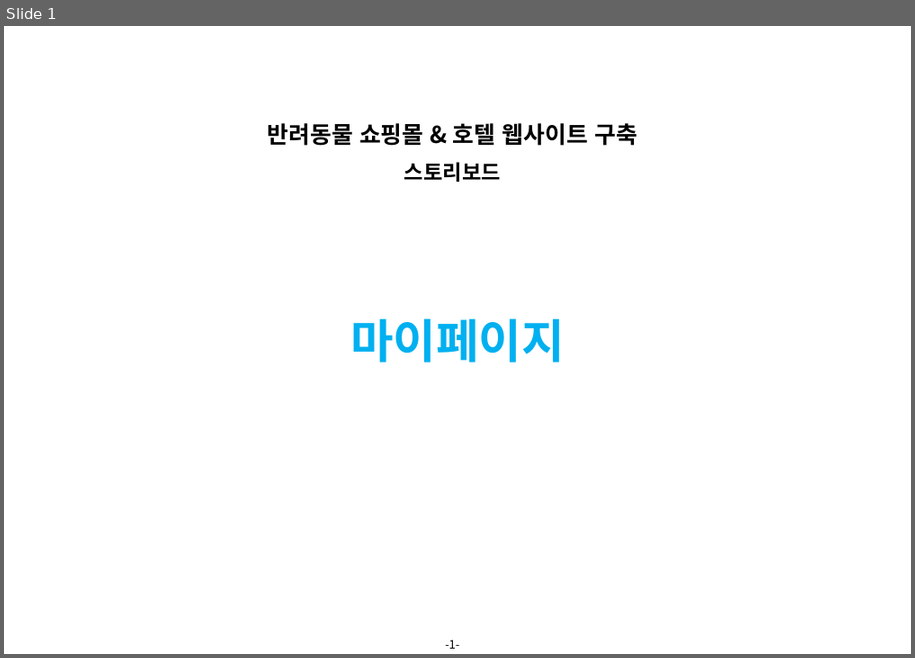
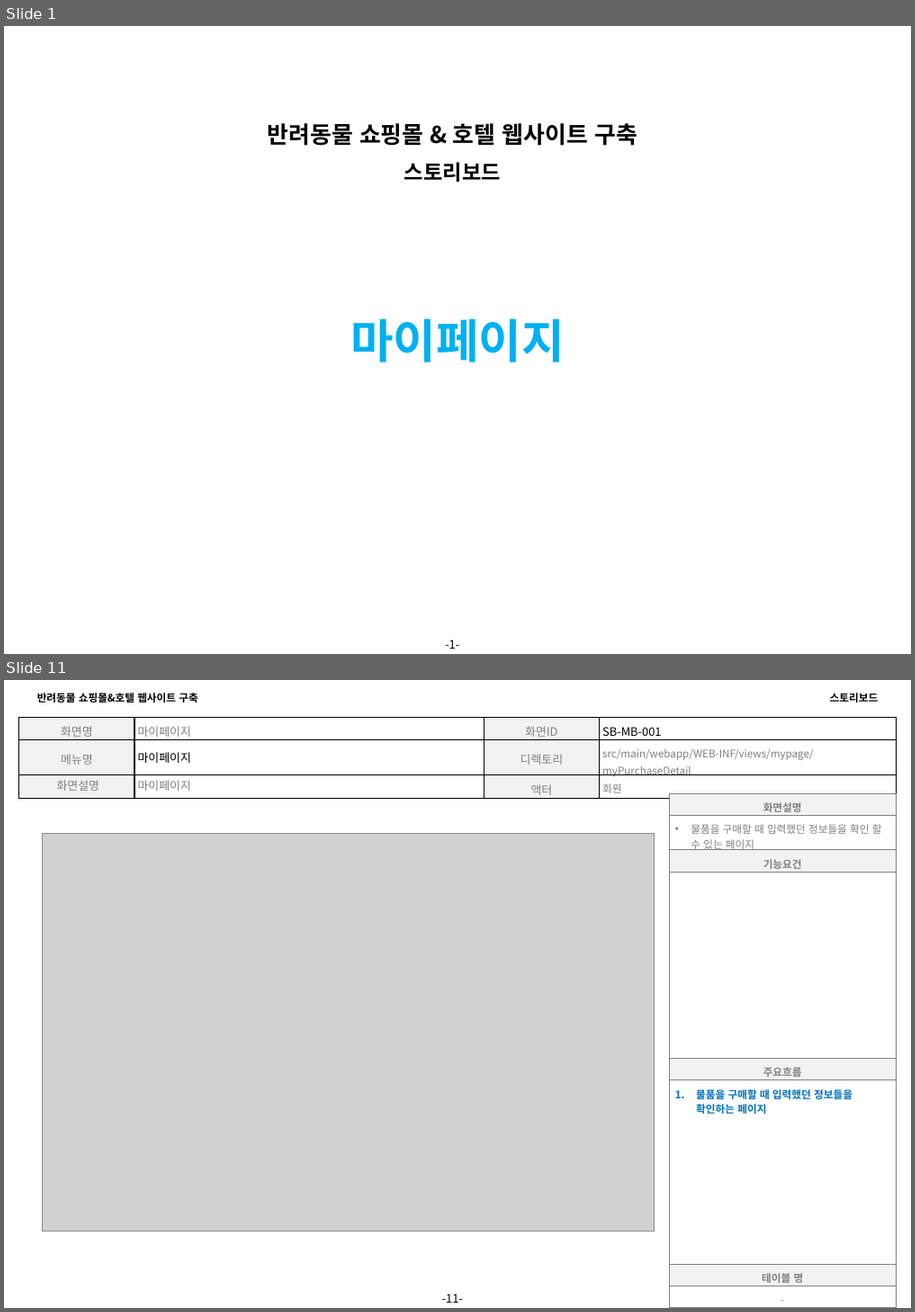
Before and after one commit to 94jinwoo/Companion, a slide deck: Companion.스토리보드.VER.0.1(마이페이지).pptx. Shown one above the other, each under a label of ours: slide 1 before the commit, slides 1 and 11 after it; the slides between them are not shown. The pictures are 915x658 and 915x1312 pixels, drawn with LibreOffice and Linux fonts; fonts in the diff are those of the drawing; grey boxes stand for pictures; background and template pictures are left out. Boxes give left, top, right and bottom in pixels: in the first picture for what was removed or moved away, otherwise in the second. Text is boxed around its words. In the diff, an @@ line names an element or a change of style, - is before the commit and + after.

Commit message:
스토리보드 마이페이지

```diff
--- a/Companion.스토리보드.VER.0.1(마이페이지).pptx
+++ b/Companion.스토리보드.VER.0.1(마이페이지).pptx
@@ slide 11 added at [4,680,911,1308], background #FFFFFF; not listed: 1 template element that a slide beside it also shows @@
@@ text added at [37,693,198,702], 9 pt, text #000000, bold @@
+반려동물 쇼핑몰&호텔 웹사이트 구축
@@ text added at [830,693,879,702], 9 pt, text #000000, bold @@
+스토리보드
@@ table added at [19,717,896,799], 3 rows, 4 columns @@
+화면명 | 마이페이지 | 화면ID | SB-MB-001
+메뉴명 | 마이페이지 | 디렉토리 | src/main/webapp/WEB-INF/views/mypage/myPurchaseDetail
+화면설명 | 마이페이지 | 액터 | 회원
@@ table added at [669,794,896,1279], 6 rows, 1 columns @@
+화면설명
+물품을 구매할 때 입력했던 정보들을 확인 할 수 있는 페이지
+기능요건
+
+주요흐름
+물품을 구매할 때 입력했던 정보들을 확인하는 페이지
@@ picture added at [43,833,655,1232] @@
@@ table added at [669,1265,896,1308], 2 rows, 1 columns @@
+테이블 명
+-
```
Also in this commit, not shown: 3 slides changed, 13 other slides added, 6 slides removed.
